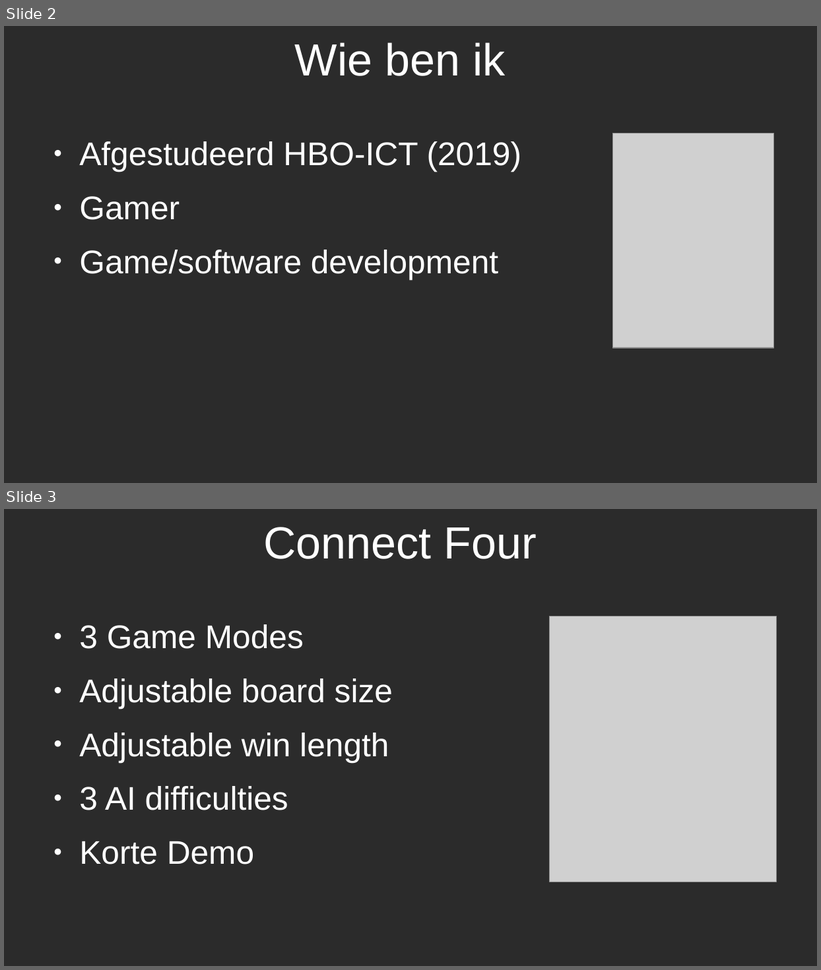
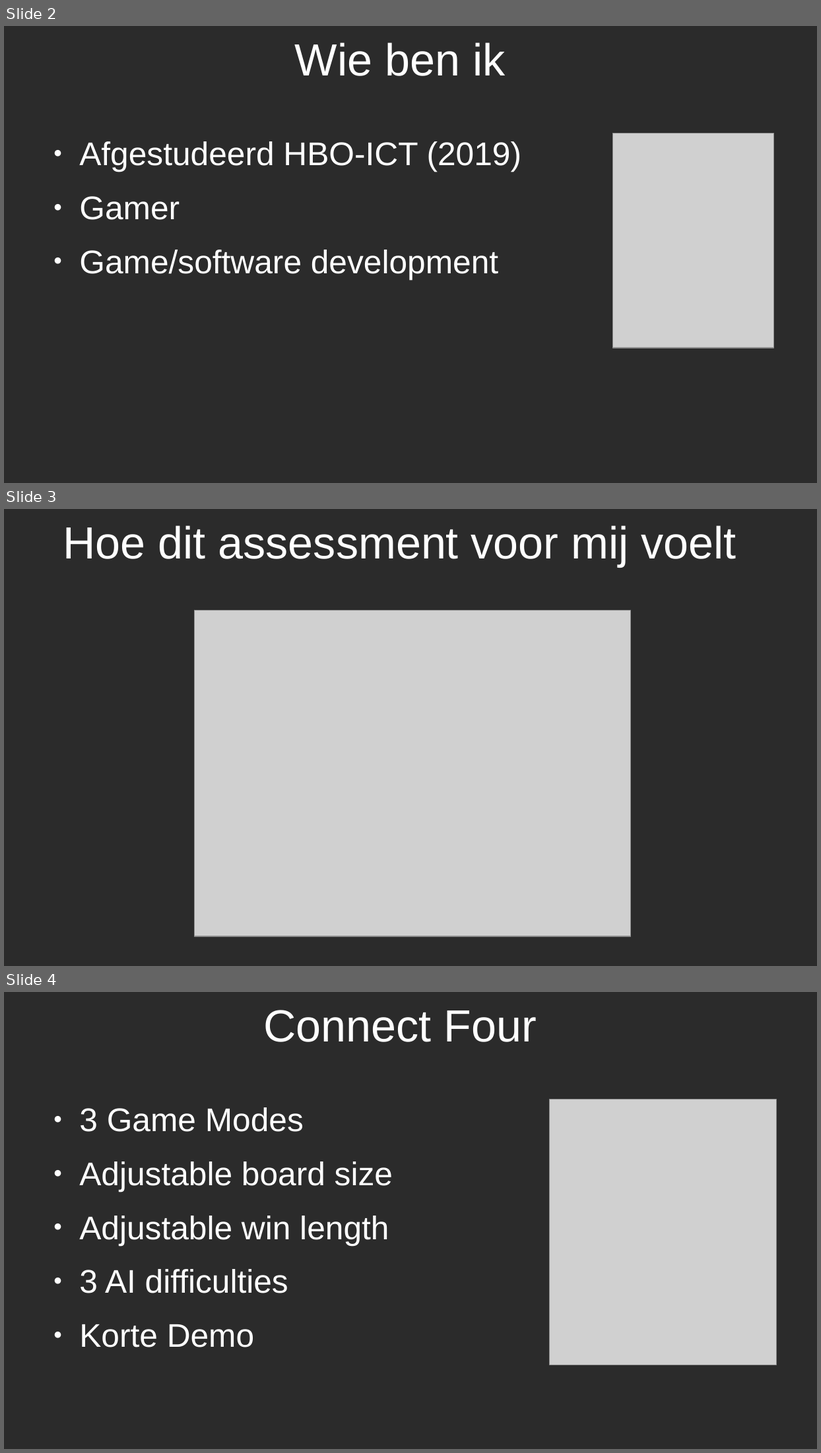
Before and after one commit to daanstout/Hobby-Repo, a slide deck: ConnectFour/Presentatie Assesment.odp. Shown one above the other, each under a label of ours: slides 2 and 3 before the commit, slides 2, 3 and 4 after it. The pictures are 821x970 and 821x1453 pixels, drawn with LibreOffice and Linux fonts; fonts in the diff are those of the drawing; grey boxes stand for pictures; background and template pictures are left out; a plain dark background stands for a picture behind light text. Boxes give left, top, right and bottom in pixels: in the first picture for what was removed or moved away, otherwise in the second. Text is boxed around its words. In the diff, an @@ line names an element or a change of style, - is before the commit and + after.

```diff
--- a/ConnectFour/Presentatie Assesment.odp
+++ b/ConnectFour/Presentatie Assesment.odp
@@ slide 3 added at (4, 509, 817, 966), background picture (left out) @@
@@ title added at (63, 525, 737, 567), 44 pt, text #FFFFFF @@
+Hoe dit assessment voor mij voelt
@@ picture added at (194, 611, 631, 937) @@
@@ what was slide 3 is now slide 4 @@
```
Also in this commit, not shown: 13 other files.
